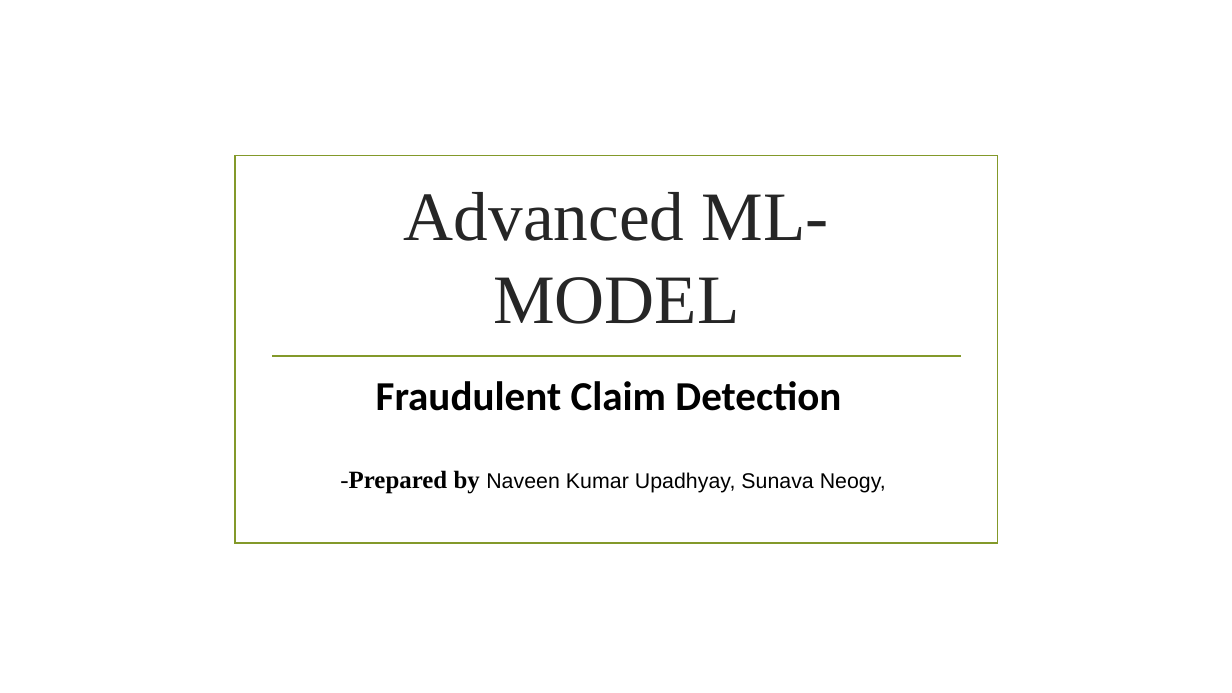
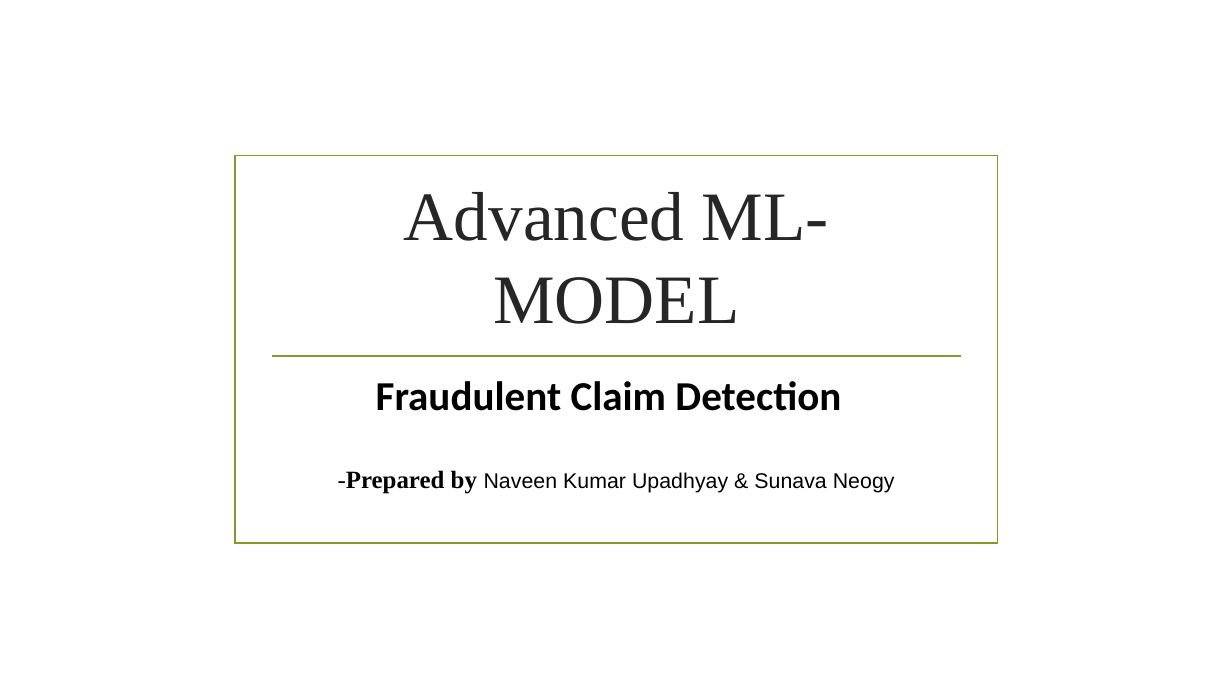
Before and after one commit to NaveenUpadhyay1385/Fraudulent_Claim_Detection_NaveenUpadhyay_SunavaNeogy, a slide deck: slide 1 of Fraudulent_Claim_Detection_Naveen-Sunava.pptx. Drawn at 1232x693 pixels with LibreOffice and Linux fonts; fonts in the diff are those of the drawing; background and template pictures are left out. Boxes give left, top, right and bottom in pixels: in the first picture for what was removed or moved away, otherwise in the second. Text is boxed around its words. In the diff, an @@ line names an element or a change of style, - is before the commit and + after.

```diff
--- a/Fraudulent_Claim_Detection_Naveen-Sunava.pptx
+++ b/Fraudulent_Claim_Detection_Naveen-Sunava.pptx
@@ subtitle at [338,470,895,494]: text changed @@
--Prepared by Naveen Kumar Upadhyay, Sunava Neogy,
+-Prepared by Naveen Kumar Upadhyay & Sunava Neogy
```
Also in this commit, not shown: 11 other slides changed.
